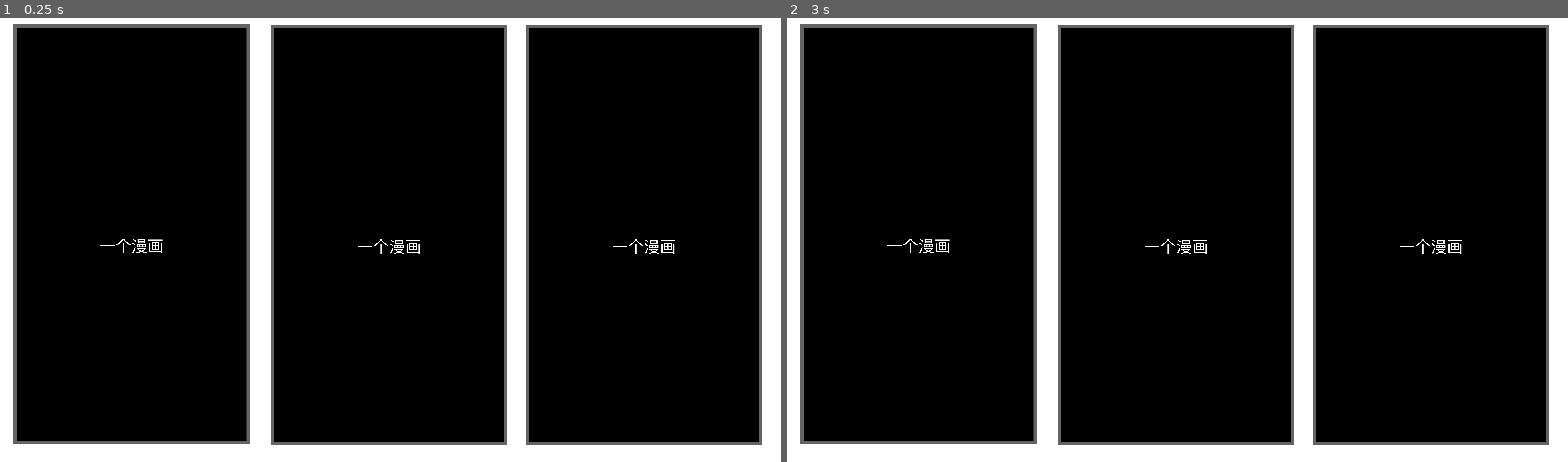
Above: before the commit, frames 1-2 (left to right).
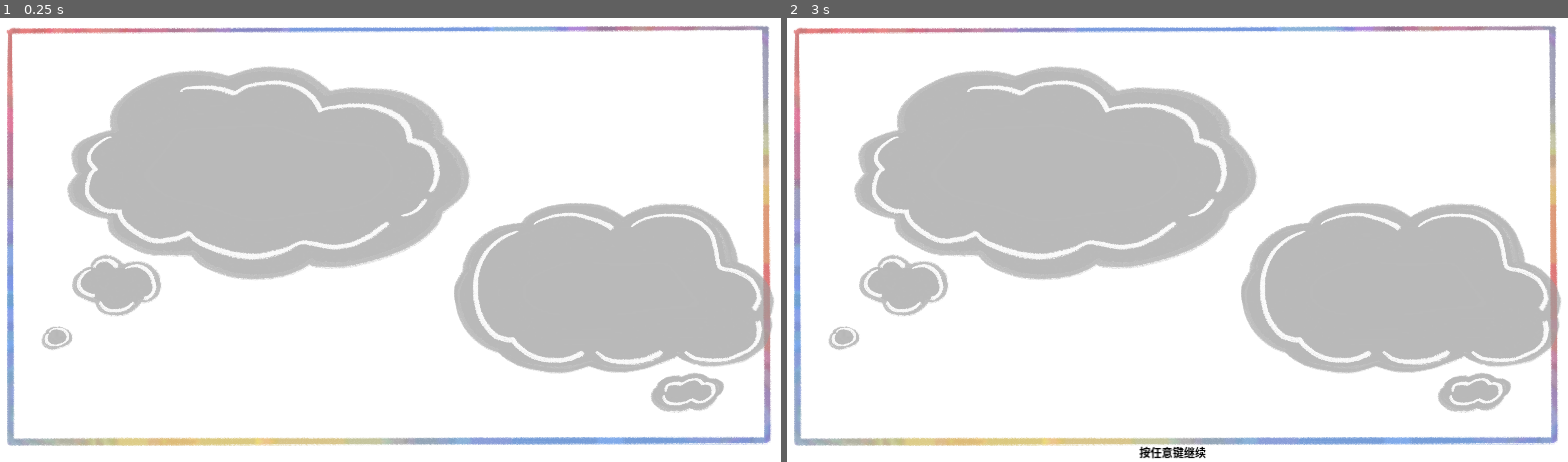
Above: after the commit, the same moments.

Repository: kmeykranz/JamTime-CIGA24
Game: Godot game, scene res://scenes/display_manga.tscn
Two runs of this game, one before a commit and one after it. Both use one fixed random seed, a clock stepped at 60 frames per second and the inputs below. This scene is started directly instead of the project's main scene.
Inputs:
- Up to frame 1 (0.25 s): no input
- Up to frame 2 (3 s): tap Enter at 0.5, 2 s; tap Space at 1.25, 2.75 s

The runs differ from the first frame. In frame 1, 90% of the frame differs, in the area x 0-100%, y 1-97%; in frame 2, 90%, in the area x 0-100%, y 1-100%.

Commit message:
Add play manga scene

Diff:
--- a/project.godot
+++ b/project.godot
@@ -22,7 +22,7 @@
 [display]
 
 window/stretch/mode="canvas_items"
-mouse_cursor/custom_image="res://assets/mouse49*50.png"
+mouse_cursor/custom_image="res://assets/mouse4950.png"
 
 [input]
 
--- a/scenes/display_manga.tscn
+++ b/scenes/display_manga.tscn
@@ -1,6 +1,105 @@
-[gd_scene load_steps=2 format=3 uid="uid://cadhflh3rj2x1"]
+[gd_scene load_steps=9 format=3 uid="uid://cadhflh3rj2x1"]
 
-[ext_resource type="Texture2D" uid="uid://cpaigq7qgjas8" path="res://assets/samplemanga.png" id="1_g27uf"]
+[ext_resource type="Script" path="res://scripts/display_manga.gd" id="1_y8aej"]
+[ext_resource type="Texture2D" uid="uid://lhw0ipbrgf7c" path="res://assets/menu/0706_9.png" id="2_563hv"]
+
+[sub_resource type="Animation" id="Animation_u60pj"]
+resource_name = "LeftManga_fade_in"
+length = 0.4
+tracks/0/type = "value"
+tracks/0/imported = false
+tracks/0/enabled = true
+tracks/0/path = NodePath("LeftManga:modulate")
+tracks/0/interp = 1
+tracks/0/loop_wrap = true
+tracks/0/keys = {
+"times": PackedFloat32Array(0, 0.4),
+"transitions": PackedFloat32Array(1, 1),
+"update": 0,
+"values": [Color(1, 1, 1, 0), Color(1, 1, 1, 1)]
+}
+
+[sub_resource type="Animation" id="Animation_7t7cm"]
+resource_name = "MiddleManga_fade_in"
+length = 0.4
+tracks/0/type = "value"
+tracks/0/imported = false
+tracks/0/enabled = true
+tracks/0/path = NodePath("MiddleManga:modulate")
+tracks/0/interp = 1
+tracks/0/loop_wrap = true
+tracks/0/keys = {
+"times": PackedFloat32Array(0, 0.4),
+"transitions": PackedFloat32Array(1, 1),
+"update": 0,
+"values": [Color(1, 1, 1, 0), Color(1, 1, 1, 1)]
+}
+
+[sub_resource type="Animation" id="Animation_bf0yp"]
+resource_name = "RightManga_fade_in"
+length = 0.4
+tracks/0/type = "value"
+tracks/0/imported = false
+tracks/0/enabled = true
+tracks/0/path = NodePath("RightManga:modulate")
+tracks/0/interp = 1
+tracks/0/loop_wrap = true
+tracks/0/keys = {
+"times": PackedFloat32Array(0, 0.4),
+"transitions": PackedFloat32Array(1, 1),
+"update": 0,
+"values": [Color(1, 1, 1, 0), Color(1, 1, 1, 1)]
+}
+
+[sub_resource type="Animation" id="Animation_ixn02"]
+length = 0.001
+tracks/0/type = "value"
+tracks/0/imported = false
+tracks/0/enabled = true
+tracks/0/path = NodePath("LeftManga:modulate")
+tracks/0/interp = 1
+tracks/0/loop_wrap = true
+tracks/0/keys = {
+"times": PackedFloat32Array(0),
+"transitions": PackedFloat32Array(1),
+"update": 0,
+"values": [Color(1, 1, 1, 0)]
+}
+tracks/1/type = "value"
+tracks/1/imported = false
+tracks/1/enabled = true
+tracks/1/path = NodePath("MiddleManga:modulate")
+tracks/1/interp = 1
+tracks/1/loop_wrap = true
+tracks/1/keys = {
+"times": PackedFloat32Array(0),
+"transitions": PackedFloat32Array(1),
+"update": 0,
+"values": [Color(1, 1, 1, 0)]
+}
+tracks/2/type = "value"
+tracks/2/imported = false
+tracks/2/enabled = true
+tracks/2/path = NodePath("RightManga:modulate")
+tracks/2/interp = 1
+tracks/2/loop_wrap = true
+tracks/2/keys = {
+"times": PackedFloat32Array(0),
+"transitions": PackedFloat32Array(1),
+"update": 0,
+"values": [Color(1, 1, 1, 0)]
+}
+
+[sub_resource type="AnimationLibrary" id="AnimationLibrary_j5wcd"]
+_data = {
+"LeftManga_fade_in": SubResource("Animation_u60pj"),
+"MiddleManga_fade_in": SubResource("Animation_7t7cm"),
+"RESET": SubResource("Animation_ixn02"),
+"RightManga_fade_in": SubResource("Animation_bf0yp")
+}
+
+[sub_resource type="LabelSettings" id="LabelSettings_uteut"]
+font_color = Color(0, 0, 0, 1)
 
 [node name="DisplayManga" type="Control"]
 layout_mode = 3
@@ -9,50 +108,64 @@
 anchor_bottom = 1.0
 grow_horizontal = 2
 grow_vertical = 2
+script = ExtResource("1_y8aej")
 
-[node name="ColorRect" type="ColorRect" parent="."]
+[node name="BackgroundTexture" type="TextureRect" parent="."]
 layout_mode = 1
 anchors_preset = 15
 anchor_right = 1.0
 anchor_bottom = 1.0
 grow_horizontal = 2
 grow_vertical = 2
+texture = ExtResource("2_563hv")
+expand_mode = 2
 
 [node name="LeftManga" type="TextureRect" parent="."]
+modulate = Color(1, 1, 1, 0)
 layout_mode = 1
 anchors_preset = 9
 anchor_bottom = 1.0
-offset_left = 38.0
-offset_top = 18.0
-offset_right = 4290.0
-offset_bottom = 6929.0
+offset_left = 37.0
+offset_top = 28.0
+offset_right = 4289.0
+offset_bottom = 6939.0
 grow_vertical = 2
-scale = Vector2(0.08, 0.08)
-texture = ExtResource("1_g27uf")
+scale = Vector2(0.078, 0.078)
 
 [node name="MiddleManga" type="TextureRect" parent="."]
+modulate = Color(1, 1, 1, 0)
 layout_mode = 1
 anchors_preset = 9
 anchor_bottom = 1.0
-offset_left = 409.0
-offset_top = 19.0
-offset_right = 4661.0
-offset_bottom = 6930.0
+offset_left = 414.0
+offset_top = 26.0
+offset_right = 4666.0
+offset_bottom = 6937.0
 grow_vertical = 2
-scale = Vector2(0.08, 0.08)
-texture = ExtResource("1_g27uf")
+scale = Vector2(0.078, 0.078)
 
 [node name="RightManga" type="TextureRect" parent="."]
+modulate = Color(1, 1, 1, 0)
 layout_mode = 1
-anchors_preset = 13
-anchor_left = 0.5
-anchor_right = 0.5
+anchors_preset = 9
 anchor_bottom = 1.0
-offset_left = 200.0
-offset_top = 19.0
-offset_right = 4452.0
-offset_bottom = 6930.0
-grow_horizontal = 2
+offset_left = 787.0
+offset_top = 26.0
+offset_right = 5039.0
+offset_bottom = 6937.0
 grow_vertical = 2
-scale = Vector2(0.08, 0.08)
-texture = ExtResource("1_g27uf")
+scale = Vector2(0.078, 0.078)
+
+[node name="AnimationPlayer" type="AnimationPlayer" parent="."]
+libraries = {
+"": SubResource("AnimationLibrary_j5wcd")
+}
+
+[node name="ContinueLabel" type="Label" parent="."]
+layout_mode = 0
+offset_left = 526.0
+offset_top = 622.0
+offset_right = 622.0
+offset_bottom = 645.0
+text = "按任意键继续"
+label_settings = SubResource("LabelSettings_uteut")
--- /dev/null
+++ b/scenes/start_manga.tscn
@@ -0,0 +1,12 @@
+[gd_scene load_steps=2 format=3 uid="uid://b6s8eoqyevdu3"]
+
+[ext_resource type="Script" path="res://scripts/manga/start_manga.gd" id="1_tb17b"]
+
+[node name="start_manga" type="Control"]
+layout_mode = 3
+anchors_preset = 15
+anchor_right = 1.0
+anchor_bottom = 1.0
+grow_horizontal = 2
+grow_vertical = 2
+script = ExtResource("1_tb17b")
--- /dev/null
+++ b/scripts/display_manga.gd
@@ -0,0 +1,68 @@
+extends Node
+
+# 获取节点引用
+@onready var left_manga: TextureRect = $LeftManga
+@onready var middle_manga: TextureRect = $MiddleManga
+@onready var right_manga: TextureRect = $RightManga
+@onready var continue_label: Label = $ContinueLabel  # 用于显示“按任意键以继续”的Label
+@onready var animation_player: AnimationPlayer = $AnimationPlayer
+
+# 自定义漫画路径
+var left_manga_path: String = ""
+var middle_manga_path: String = ""
+var right_manga_path: String = ""
+var next_scene_path: String = ""
+
+# 定义计时器和步骤计数器
+var timer: Timer
+var current_step: int = 1  # 从1开始，因为第0步已经显示了第一个图片
+
+func _ready():
+	# 隐藏所有节点，除了左边的第一张图片
+	left_manga.visible = true
+	middle_manga.visible = false
+	right_manga.visible = false
+	continue_label.visible = false
+
+	# 加载自定义路径的漫画图片
+	if left_manga_path != "":
+		left_manga.texture = load(left_manga_path)
+	if middle_manga_path != "":
+		middle_manga.texture = load(middle_manga_path)
+	if right_manga_path != "":
+		right_manga.texture = load(right_manga_path)
+
+	# 播放第一个图片的淡入动画
+	_fade_in(left_manga)
+
+	# 创建并启动计时器
+	timer = Timer.new()
+	add_child(timer)
+	timer.timeout.connect(self._on_timer_timeout)
+	timer.start(1.0)  # 设置时间间隔（秒）
+
+func _on_timer_timeout():
+	# 根据当前步骤显示对应节点
+	match current_step:
+		1:
+			_fade_in(middle_manga)
+		2:
+			_fade_in(right_manga)
+		3:
+			continue_label.visible = true
+			# 连接输入事件
+			set_process_input(true)
+			timer.stop()
+
+	# 增加步骤计数
+	current_step += 1
+
+func _fade_in(node: CanvasItem):
+	node.visible = true
+	animation_player.play(node.name + "_fade_in")
+
+func _input(event):
+	if event is InputEventKey and event.pressed:
+		# 跳转到自定义场景
+		if next_scene_path != "":
+			Globals.go_to_world(next_scene_path)
--- /dev/null
+++ b/scripts/manga/start_manga.gd
@@ -0,0 +1,12 @@
+extends Control
+
+func _ready():
+	var display_manga = preload("res://scenes/display_manga.tscn").instantiate()
+
+	# 设置自定义路径
+	display_manga.left_manga_path = "res://assets/samplemanga.png"
+	display_manga.middle_manga_path = "res://assets/samplemanga.png"
+	display_manga.right_manga_path = "res://assets/samplemanga.png"
+	display_manga.next_scene_path = "res://scenes/title_screen.tscn"
+
+	add_child(display_manga)
Renamed: assets/mouse49*50.png -> assets/mouse4950.png
Not shown, added: assets/mouse4950.png.import
Not shown, changed: assets/.DS_Store
